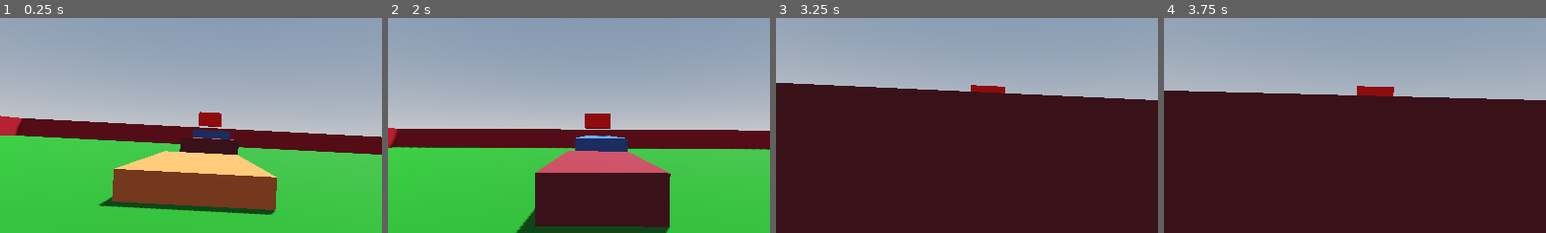
Above: before the commit, frames 1-4 (left to right).
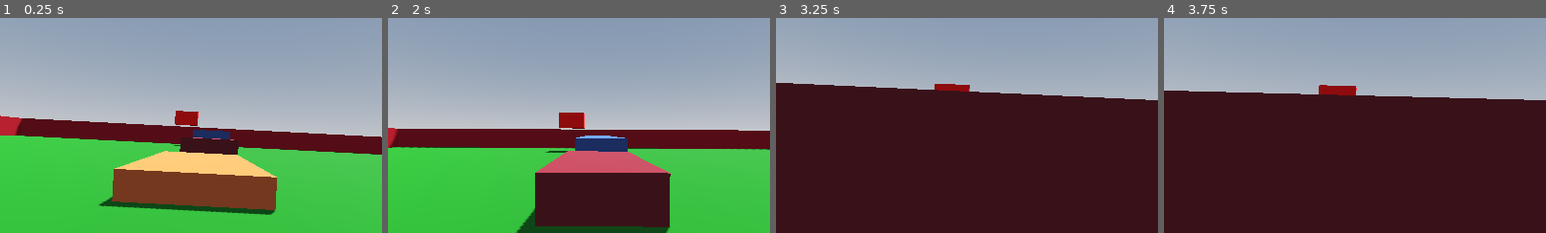
Above: after the commit, the same moments.

Repository: VanixWasTaken/Netrunner
Game: Godot game, scene res://Scenes and Scripts/Blockout_level.tscn
Same seed, same stepped clock (60 frames per second), same inputs: the game is played once before the commit and once after it. This scene is started directly instead of the project's main scene.
Inputs (mouse positions are % of the whole screen's width and height, from its top left):
- Up to frame 1 (0.25 s): no input
- Up to frame 2 (2 s): move the mouse to (55, 50) at 0.52 s; hold W (forward) from 0.53 s (still down); tap Shift (slide) at 0.6, 1.35 s; tap Space (jump) at 0.77, 1.52 s; move the mouse to (45, 50) at 1.27 s
- Up to frame 3 (3.25 s): keep holding W (forward); move the mouse to (52, 48) at 2.02 s; tap Shift (slide) at 2.1, 2.85 s; move the mouse to (49, 52) at 2.77 s; tap Space (jump) at 3.02 s
- Up to frame 4 (3.75 s): keep holding W (forward); move the mouse to (57, 51) at 3.52 s; tap Shift (slide) at 3.6 s
The pictures show only the part of the screen within x 23-73%, y 22-72%; the shares and areas given below are measured in that part.

The runs differ from the first frame. In frame 1, 0.8% of the frame differs, in the area x 45-58%, y 43-60%; in frame 2, 1.0%, in the area x 41-59%, y 44-63%; in frame 3, 0.6%; in frame 4, 0.8%.

Commit message:
asdsgnasdoi

Diff:
--- a/Scenes and Scripts/Blockout_level.tscn
+++ b/Scenes and Scripts/Blockout_level.tscn
@@ -107,19 +107,19 @@
 size = Vector3(5, 3, 10)
 
 [node name="Box6" type="CSGBox3D" parent="CSGBoxes/Boxes"]
-transform = Transform3D(1, 0, 0, 0, 0.707107, 0.707107, 0, -0.707107, 0.707107, -1.37652, -1.07707, -59.9626)
+transform = Transform3D(1, 0, 0, 0, 0.707107, 0.707107, 0, -0.707107, 0.707107, -1.37652, -1.07707, -60.9947)
 material_override = SubResource("StandardMaterial3D_vtw3w")
 use_collision = true
 size = Vector3(5, 3, 10)
 
 [node name="Box4" type="CSGBox3D" parent="CSGBoxes/Boxes"]
-transform = Transform3D(1, 0, 0, 0, 1, 0, 0, 0, 1, -1.37652, 2.04194, -44.9717)
+transform = Transform3D(1, 0, 0, 0, 1, 0, 0, 0, 1, -1.37652, 2.04194, -46.0185)
 material_override = SubResource("StandardMaterial3D_ec6gb")
 use_collision = true
 size = Vector3(5, 3, 25)
 
 [node name="Box5" type="CSGBox3D" parent="CSGBoxes/Boxes"]
-transform = Transform3D(1, 0, 0, 0, 1, 0, 0, 0, 1, -1.37652, 6.56557, -41.1241)
+transform = Transform3D(1, 0, 0, 0, 1, 0, 0, 0, 1, -6.5932, 6.56557, -41.1241)
 material_override = SubResource("StandardMaterial3D_if8om")
 use_collision = true
 size = Vector3(5, 3, 2)
